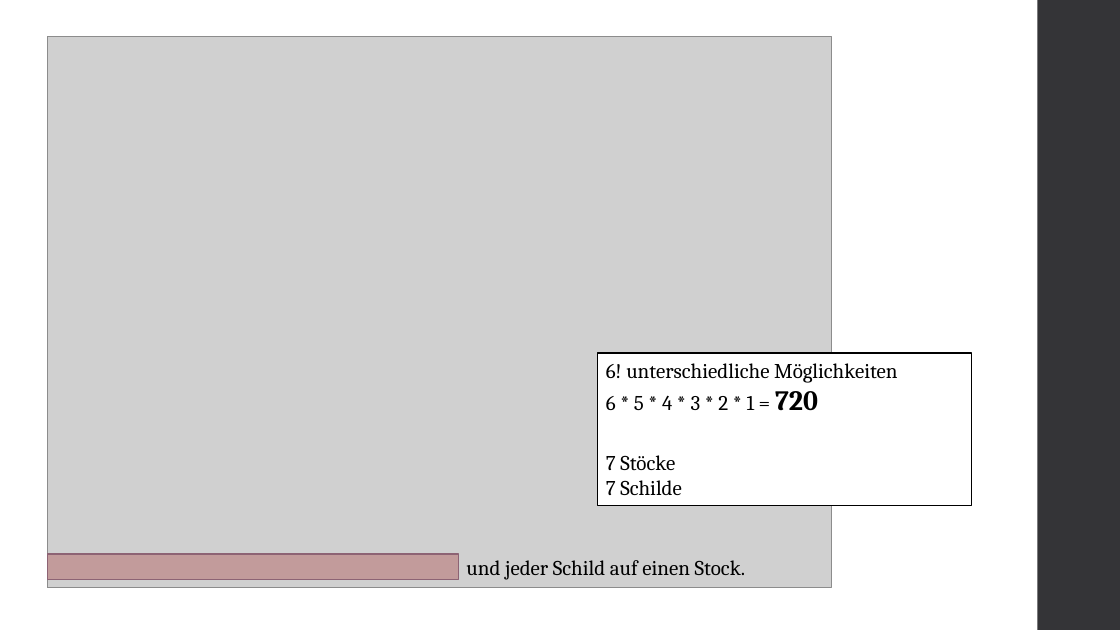
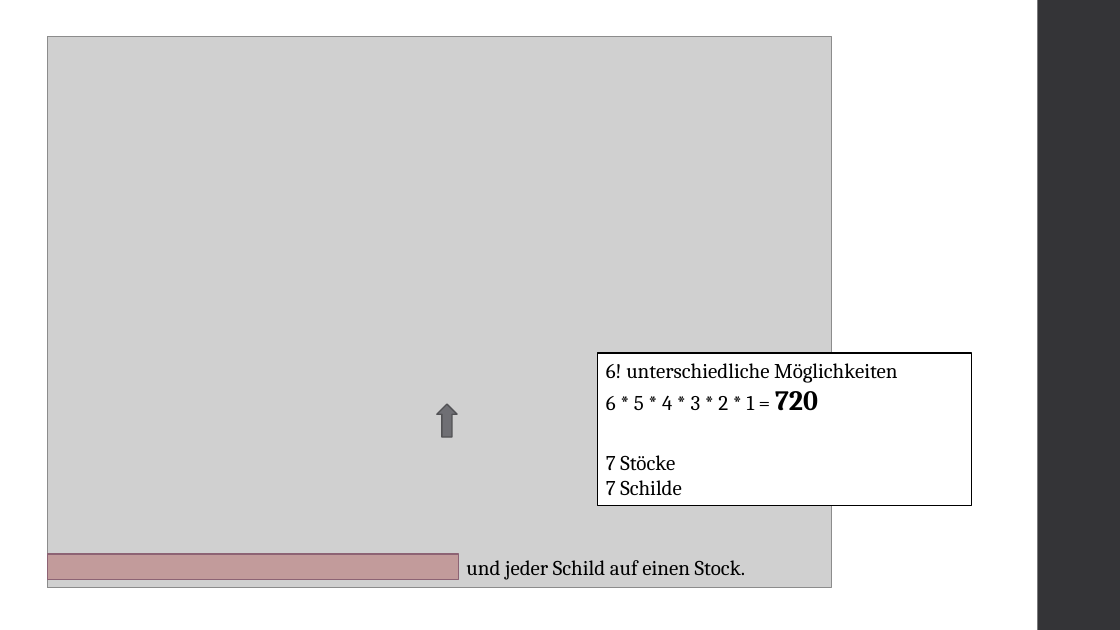
Before and after one commit to atalantus/BwInf36_Runde02, a slide deck: slide 2 of Aufgabe01_Praesentation.pptx. Drawn at 1120x630 pixels with LibreOffice and Linux fonts; fonts in the diff are those of the drawing; grey boxes stand for pictures. Boxes give left, top, right and bottom in pixels: in the first picture for what was removed or moved away, otherwise in the second. Text is boxed around its words. In the diff, an @@ line names an element or a change of style, - is before the commit and + after.

```diff
--- a/Aufgabe01_Praesentation.pptx
+++ b/Aufgabe01_Praesentation.pptx
@@ up arrow added at box(437, 404, 457, 437), fill #6F6F74, outline #525256 1.1 pt @@
```
Also in this commit, not shown: 3 other slides changed, 2 slides added.
